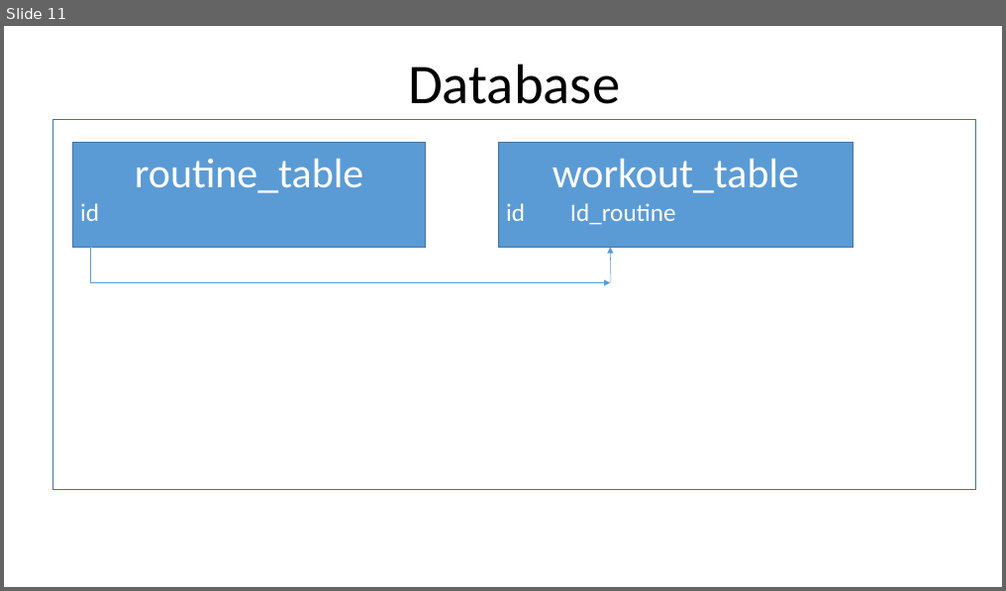
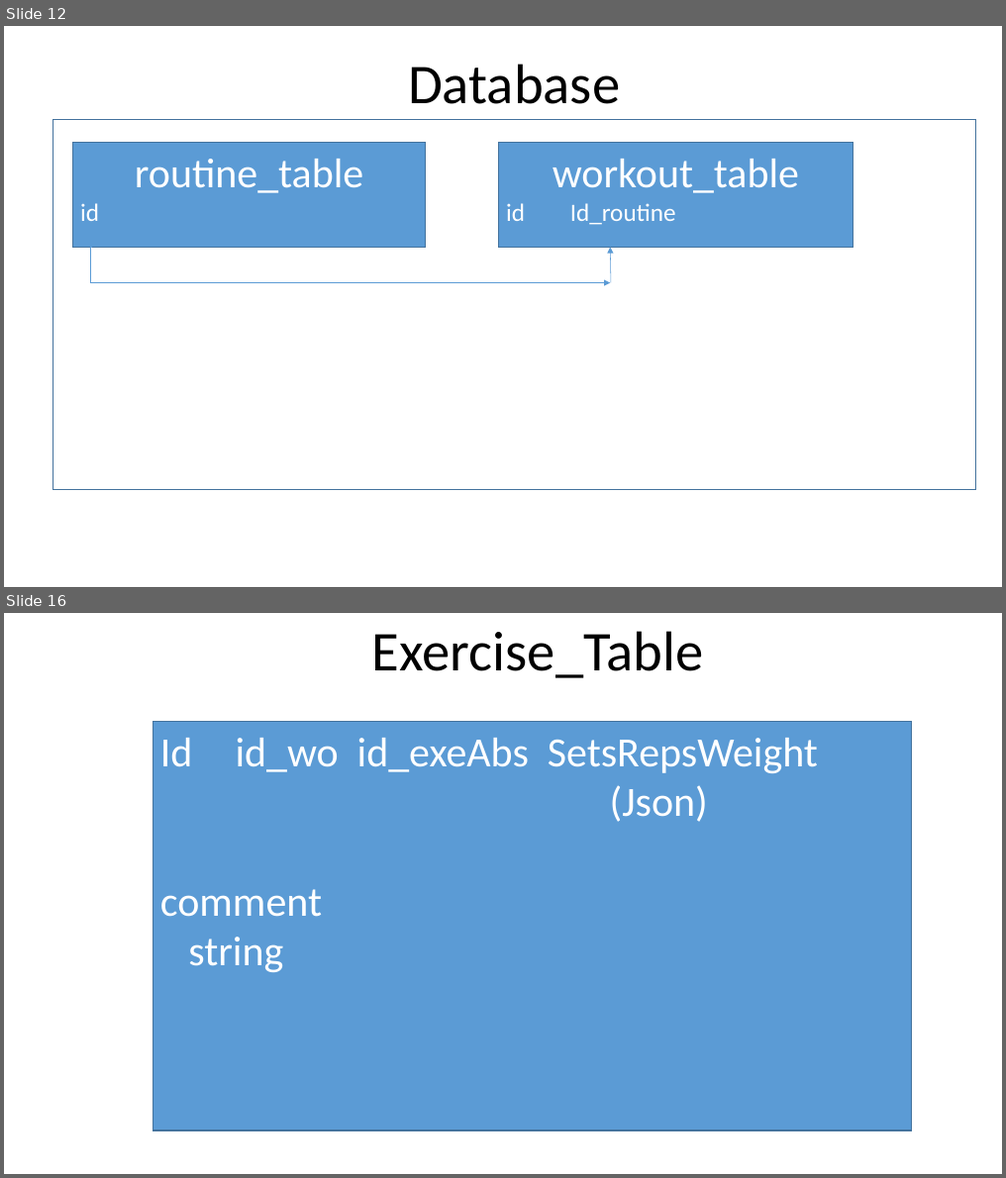
Before and after one commit to TamirMishali/TrainingManager, a slide deck: ClassArrangments.pptx. Shown one above the other, each under a label of ours: slide 11 before the commit, slides 12 and 16 after it; the slides between them are not shown. The pictures are 1006x591 and 1006x1178 pixels, drawn with LibreOffice and Linux fonts; fonts in the diff are those of the drawing. Boxes give left, top, right and bottom in pixels: in the first picture for what was removed or moved away, otherwise in the second. Text is boxed around its words. In the diff, an @@ line names an element or a change of style, - is before the commit and + after.

Commit message:
Exercise and ExerciseAbstract  - added classes  - working with pairing to workout!

```diff
--- a/ClassArrangments.pptx
+++ b/ClassArrangments.pptx
@@ slide 16 added at box(4, 613, 1002, 1174), background #FFFFFF @@
@@ title added at box(372, 631, 704, 678), 54 pt, text #000000 @@
+Exercise_Table
@@ rectangle added at box(152, 722, 912, 1131), fill #5B9BD5, outline #43739E 1 pt, 40 pt, text #FFFFFF @@
+Id id_wo id_exeAbs SetsRepsWeight
+(Json)
+comment
+string
@@ what was slide 11 is now slide 12 @@
```
Also in this commit, not shown: 5 slides changed, 2 other slides added, 11 other files.
